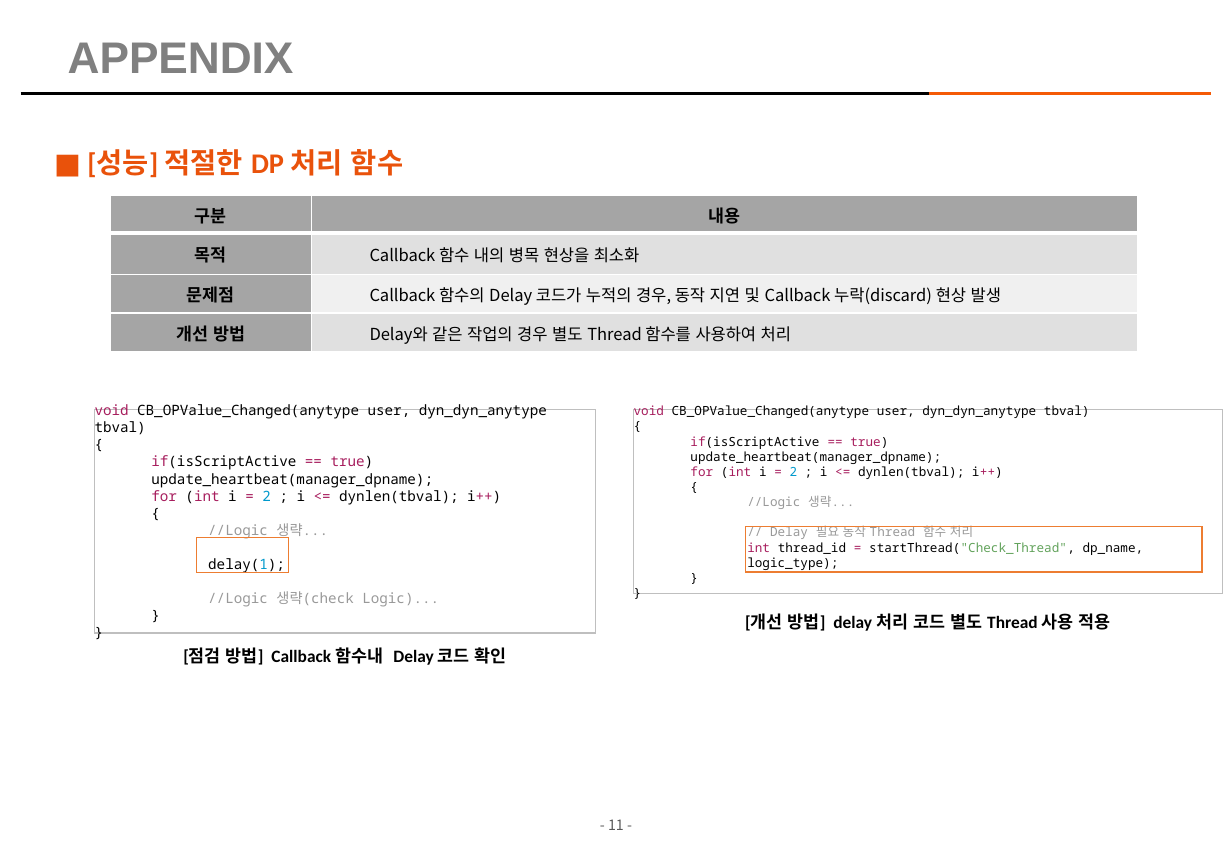
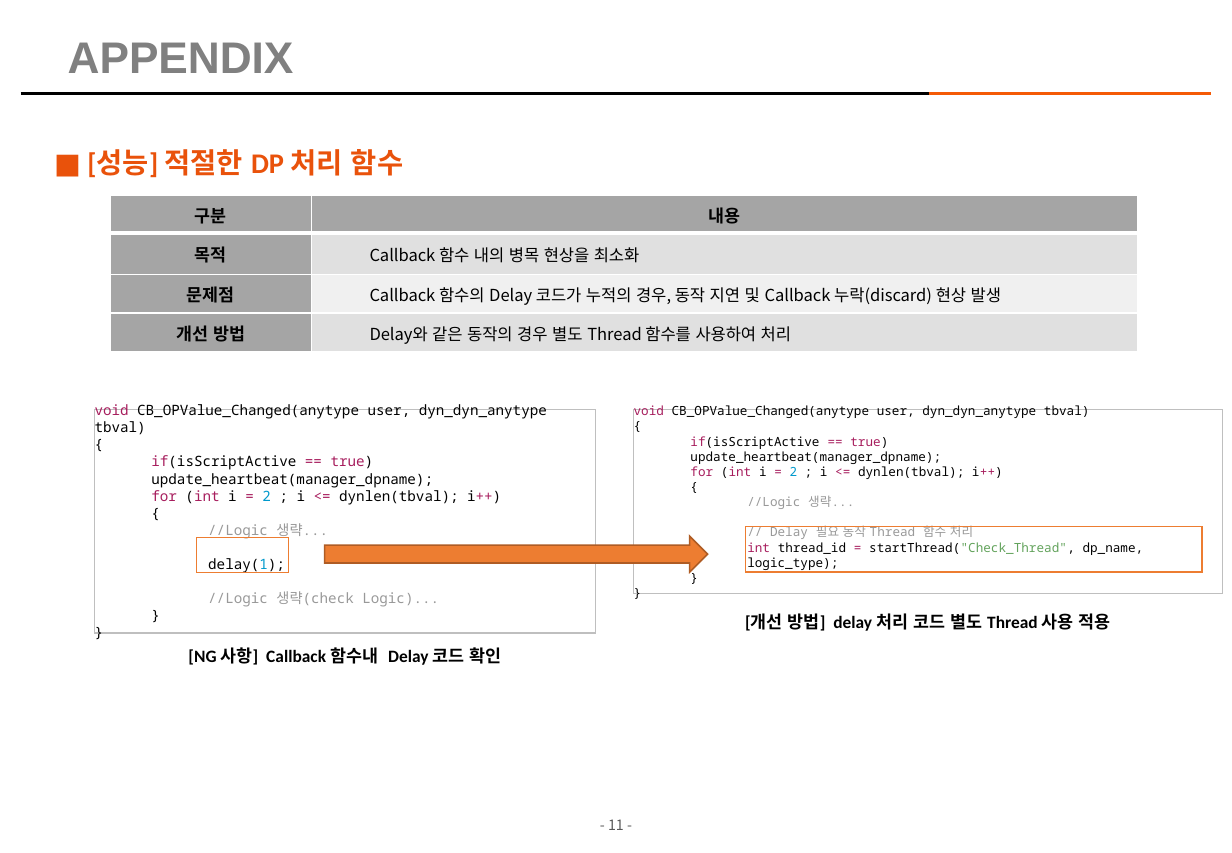
Before and after one commit to kimhopepa/PythonPjt, a slide deck: slide 11 of CodeReviewTool/doc/CodeReview_점검_Tool_매뉴얼.pptx. Drawn at 1232x853 pixels with LibreOffice and Linux fonts; fonts in the diff are those of the drawing; background and template pictures are left out. Boxes give left, top, right and bottom in pixels: in the first picture for what was removed or moved away, otherwise in the second. Text is boxed around its words. In the diff, an @@ line names an element or a change of style, - is before the commit and + after.

```diff
--- a/CodeReviewTool/doc/CodeReview_점검_Tool_매뉴얼.pptx
+++ b/CodeReviewTool/doc/CodeReview_점검_Tool_매뉴얼.pptx
@@ table at (110,195,1138,352) @@
-row 4, column 2: Delay와 같은 작업의 경우 별도 Thread 함수를 사용하여 처리
+row 4, column 2: Delay와 같은 동작의 경우 별도 Thread 함수를 사용하여 처리
@@ right arrow added at (325,536,709,572), fill #ED7D31, outline #AF5C24 1 pt @@
@@ text at (188,647,502,665): text changed @@
-[점검 방법] Callback 함수내 Delay 코드 확인
+[NG 사항] Callback 함수내 Delay 코드 확인
```
Also in this commit, not shown: 6 other slides changed, 1 slide added, 2 other files.
